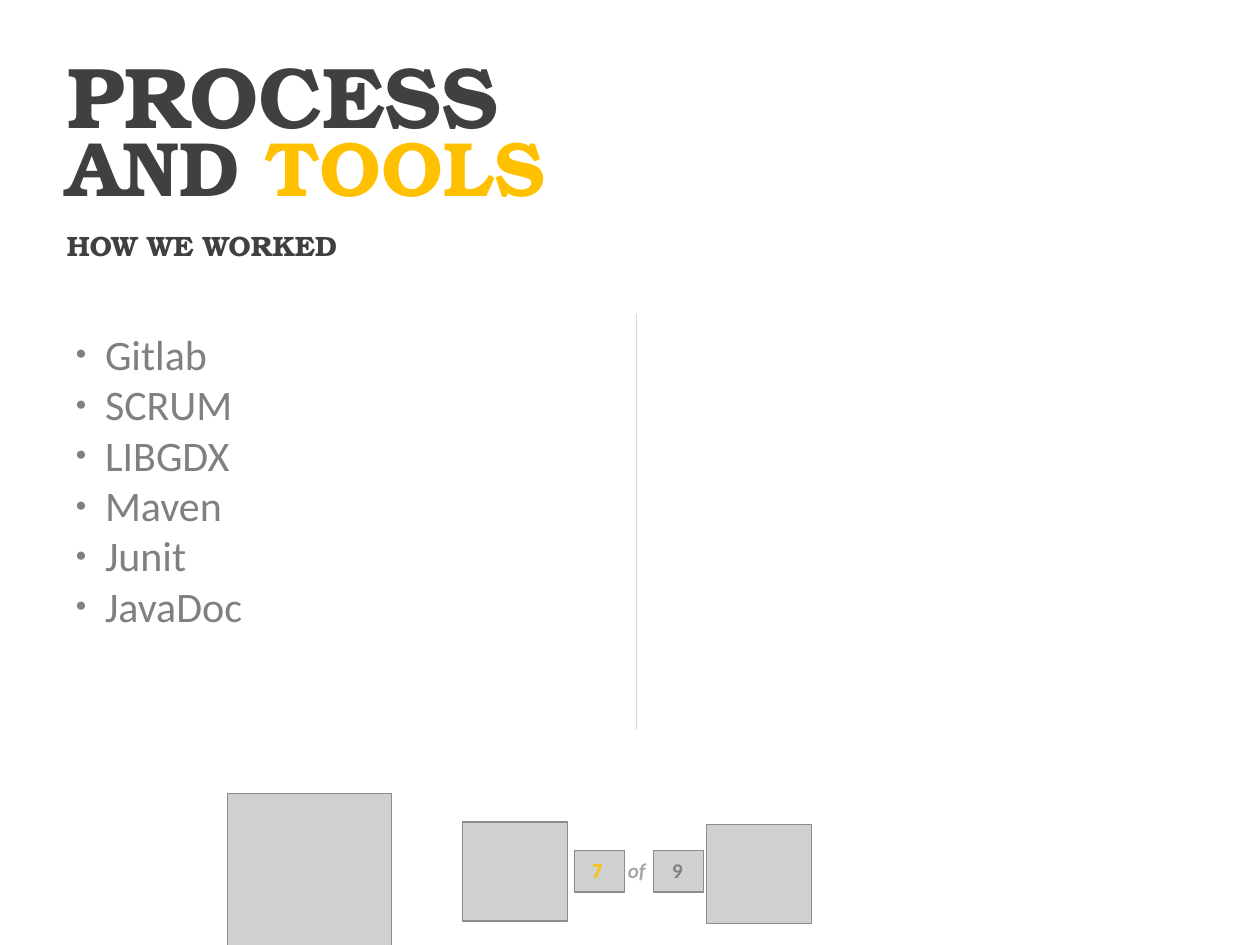
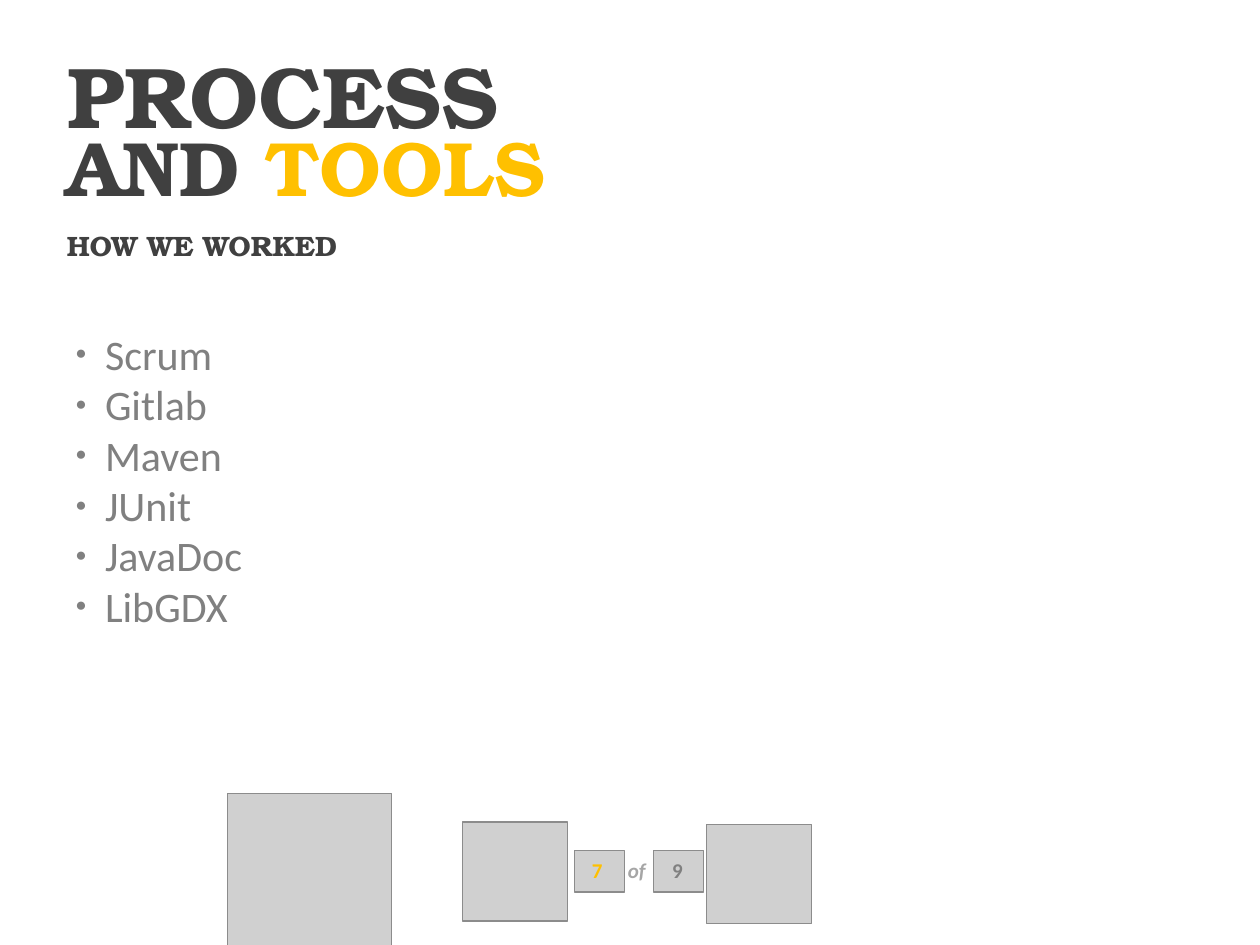
Before and after one commit to luringens/DoodleChess, a slide deck: slide 7 of docs/presentation/Presentasjon oblig3.pptx. Drawn at 1260x945 pixels with LibreOffice and Linux fonts; fonts in the diff are those of the drawing; grey boxes stand for pictures; background and template pictures are left out. Boxes give left, top, right and bottom in pixels: in the first picture for what was removed or moved away, otherwise in the second. Text is boxed around its words. In the diff, an @@ line names an element or a change of style, - is before the commit and + after.

```diff
--- a/docs/presentation/Presentasjon oblig3.pptx
+++ b/docs/presentation/Presentasjon oblig3.pptx
@@ line removed from (636, 314) to (636, 730) @@
@@ line removed from (638, 314) to (638, 730) @@
@@ text at <box>105,343,212,370</box>: paragraph added @@
+● Scrum
@@ text at <box>105,393,232,471</box>: paragraphs removed @@
-● SCRUM
-● LIBGDX
@@ text at <box>105,492,191,521</box>: text changed @@
-● Junit
+● JUnit
@@ text at <box>105,593,228,622</box>: paragraph added @@
+● LibGDX
```
Also in this commit, not shown: 4 other slides changed, 2 slides removed.
